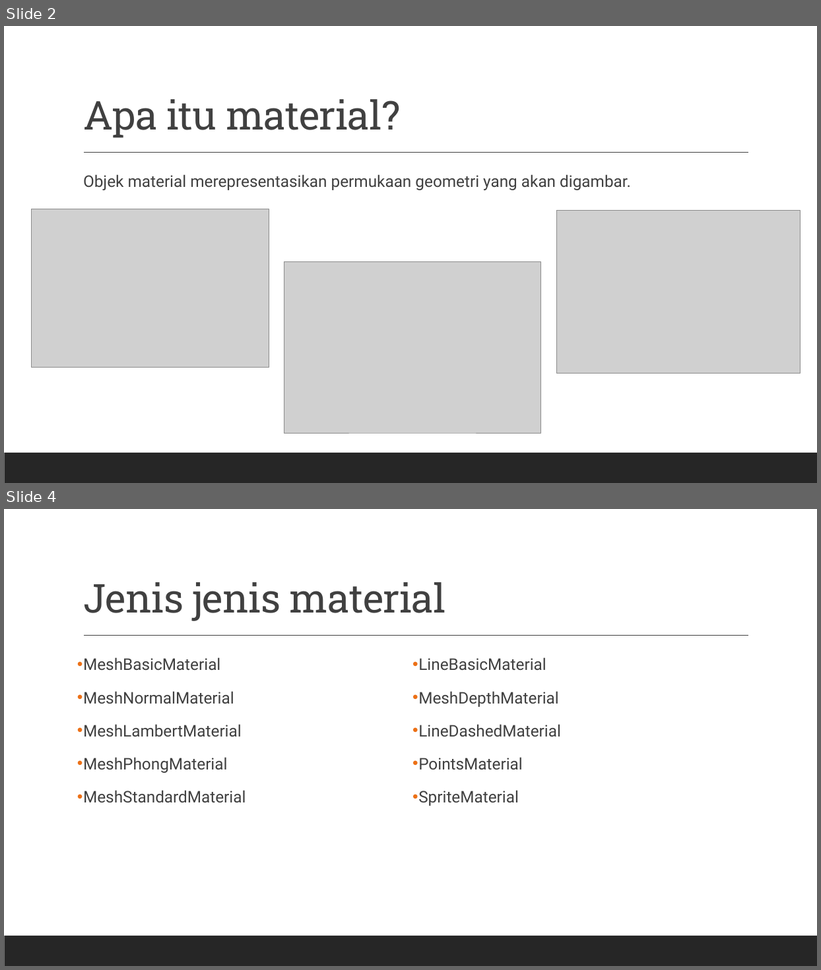
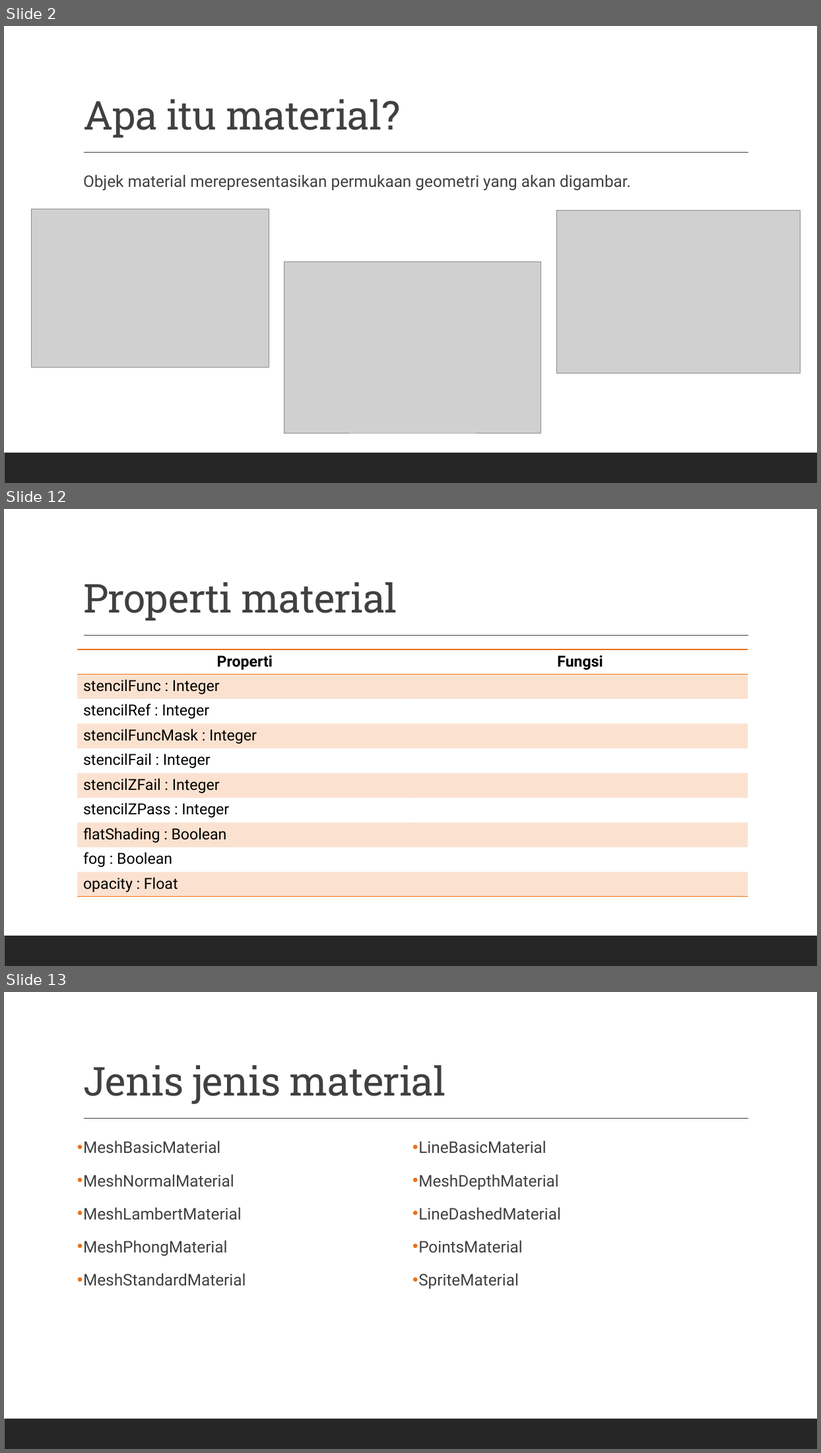
Before and after one commit to grafkom-2020/presentasi-threejs-grafkom-gang, a slide deck: documents/MATERIAL.pptx. Shown one above the other, each under a label of ours: slides 2 and 4 before the commit, slides 2, 12 and 13 after it; the slides between them are not shown. The pictures are 821x970 and 821x1453 pixels, drawn with LibreOffice and Linux fonts; fonts in the diff are those of the drawing; grey boxes stand for pictures. Boxes give left, top, right and bottom in pixels: in the first picture for what was removed or moved away, otherwise in the second. Text is boxed around its words. In the diff, an @@ line names an element or a change of style, - is before the commit and + after.

Commit message:
Stencil and blending

```diff
--- a/documents/MATERIAL.pptx
+++ b/documents/MATERIAL.pptx
@@ slide 12 added at <box>4,509,817,966</box>, background #FFFFFF; not listed: 2 template elements that a slide beside it also shows @@
@@ title added at <box>83,582,397,621</box>, 47 pt, text #404040 @@
+Properti material
@@ table added at <box>77,650,748,898</box>, 10 rows, 2 columns @@
+Properti | Fungsi
+stencilFunc : Integer | 
+stencilRef : Integer | 
+stencilFuncMask : Integer | 
+stencilFail : Integer | 
+stencilZFail : Integer | 
+stencilZPass : Integer | 
+flatShading : Boolean | 
+fog : Boolean | 
+opacity : Float | 
@@ what was slide 4 is now slide 13 @@
```
Also in this commit, not shown: 1 slide changed, 8 other slides added.
